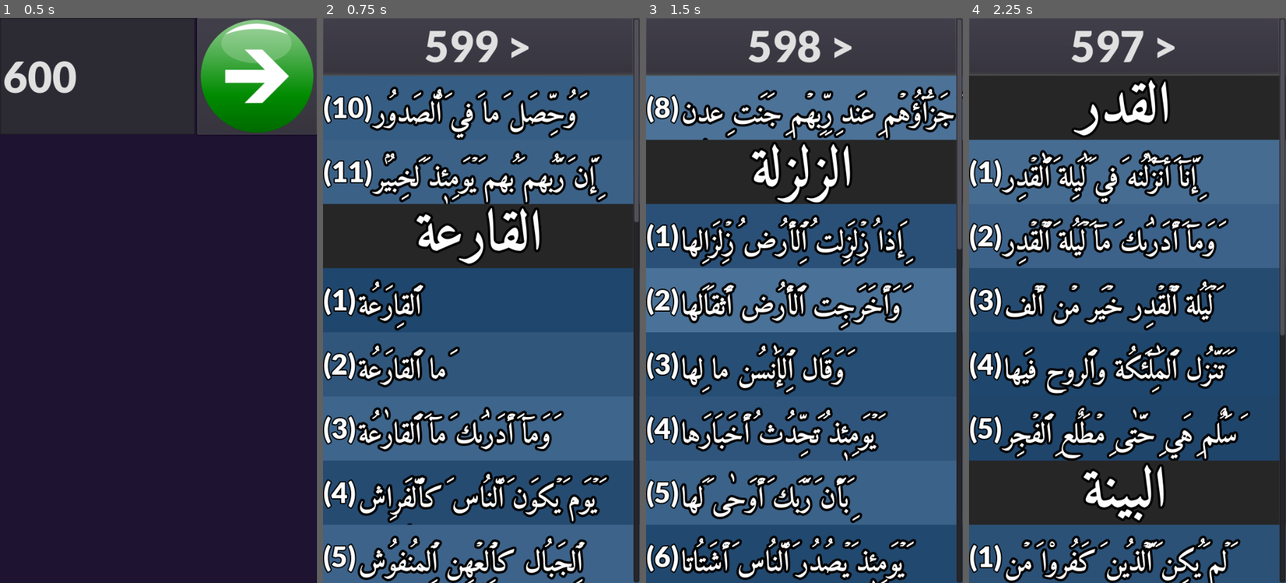
Above: before the commit, frames 1-4 (left to right).
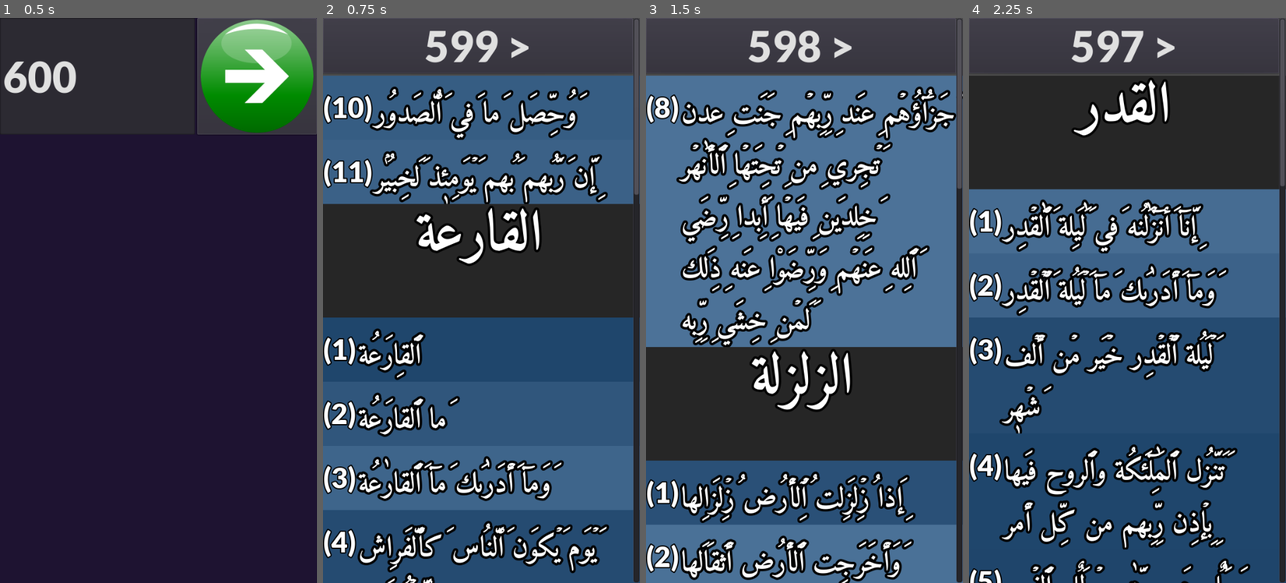
Above: after the commit, the same moments.

Repository: nightblade9/read-quran
Game: Godot game, scene res://scenes/HomeScreen.tscn
Same seed, same stepped clock (60 frames per second), same inputs: the game is played once before the commit and once after it.
Inputs (mouse positions are in pixels of both pictures, inside the frame that each line leads up to):
- Up to frame 1 (0.5 s): no input
- Up to frame 2 (0.75 s): click (579, 74) at 0.5 s
- Up to frame 3 (1.5 s): click "599 >" at 1.25 s
- Up to frame 4 (2.25 s): click "598 >" at 2 s

Frame 1 is identical in both runs. In frame 2, 32% of the frame differs, in the area x 0-100%, y 31-100%; in frame 3, 61%, in the area x 0-100%, y 21-100%; in frame 4, 43%.

Commit message:
Fix: ayaat are truncated bug Ready was resizing based on the default template text (ba)

Diff:
--- a/source/scenes/AyahHbox.gd
+++ b/source/scenes/AyahHbox.gd
@@ -14,13 +14,13 @@
 		_background.color.g = intensity + 0.15
 		_background.color.b = intensity + 0.30
 
-	# Expand to fit contents; +N so tashkeel (kasra) don't get cut off
-	self.rect_min_size.y = _arabic_label.get_minimum_size().y + 20
-
 # Called after _ready
 func setup(ayah_number:int, arabic_text:String) -> void:
 	_number_label.text = "(%s)" % ayah_number
 	_arabic_label.arabic_input = arabic_text
+
+	# Expand to fit contents; +N so tashkeel (kasra) don't get cut off
+	self.rect_min_size.y = _arabic_label.get_minimum_size().y + 20
 
 func show_header():
 	_number_label.queue_free()
